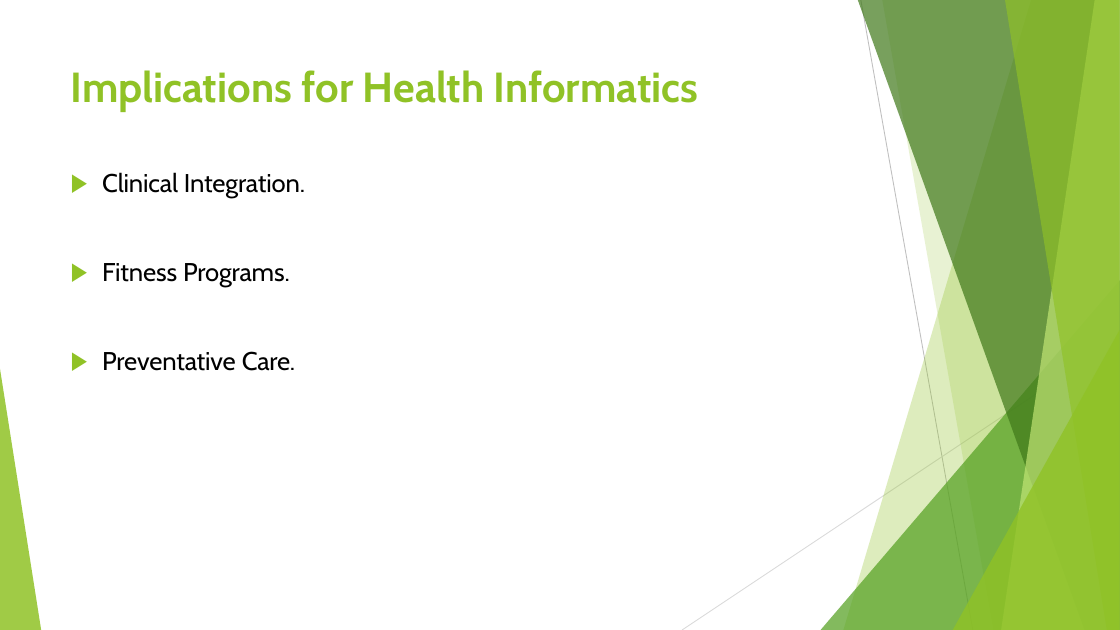
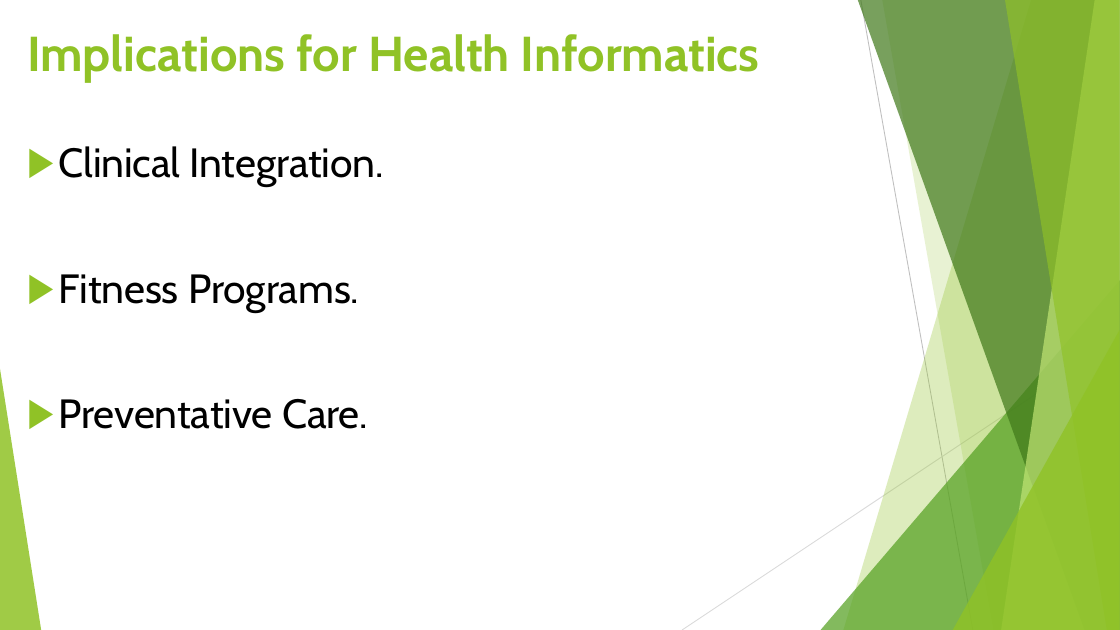
Before and after one commit to AbdulJaleel61/BODYFAT_PREDICTION, a slide deck: slide 19 of Presentation1.pptx (slide 17 before the commit). Drawn at 1120x630 pixels with LibreOffice and Linux fonts; fonts in the diff are those of the drawing. Boxes give left, top, right and bottom in pixels: in the first picture for what was removed or moved away, otherwise in the second. Text is boxed around its words. In the diff, an @@ line names an element or a change of style, - is before the commit and + after.

```diff
--- a/Presentation1.pptx
+++ b/Presentation1.pptx
@@ title "Implications for Health Informatics": place and size @@
-title "Implications for Health Informatics" at [71, 70, 698, 112]
+title "Implications for Health Informatics" at [27, 34, 760, 83]
@@ title "Implications for Health Informatics" at [27, 34, 760, 83]: size 36 to 42 pt @@
@@ text "Clinical Integration.": place and size @@
-text "Clinical Integration." at [102, 172, 305, 371]
+text "Clinical Integration." at [59, 146, 384, 429]
@@ text "Clinical Integration." at [59, 146, 384, 429]: size 22 to 35 pt @@
```
Also in this commit, not shown: 12 other slides changed, 4 slides added, 1 slide removed, 3 other files.
